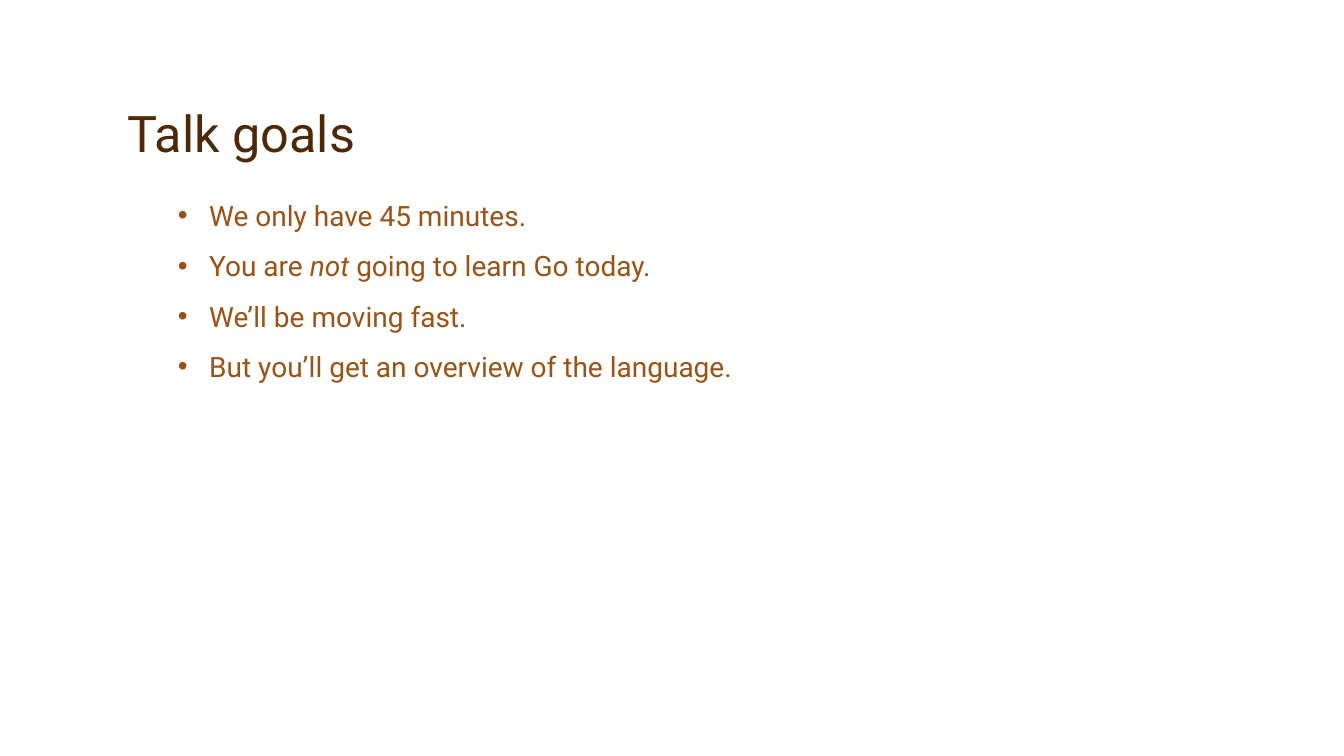
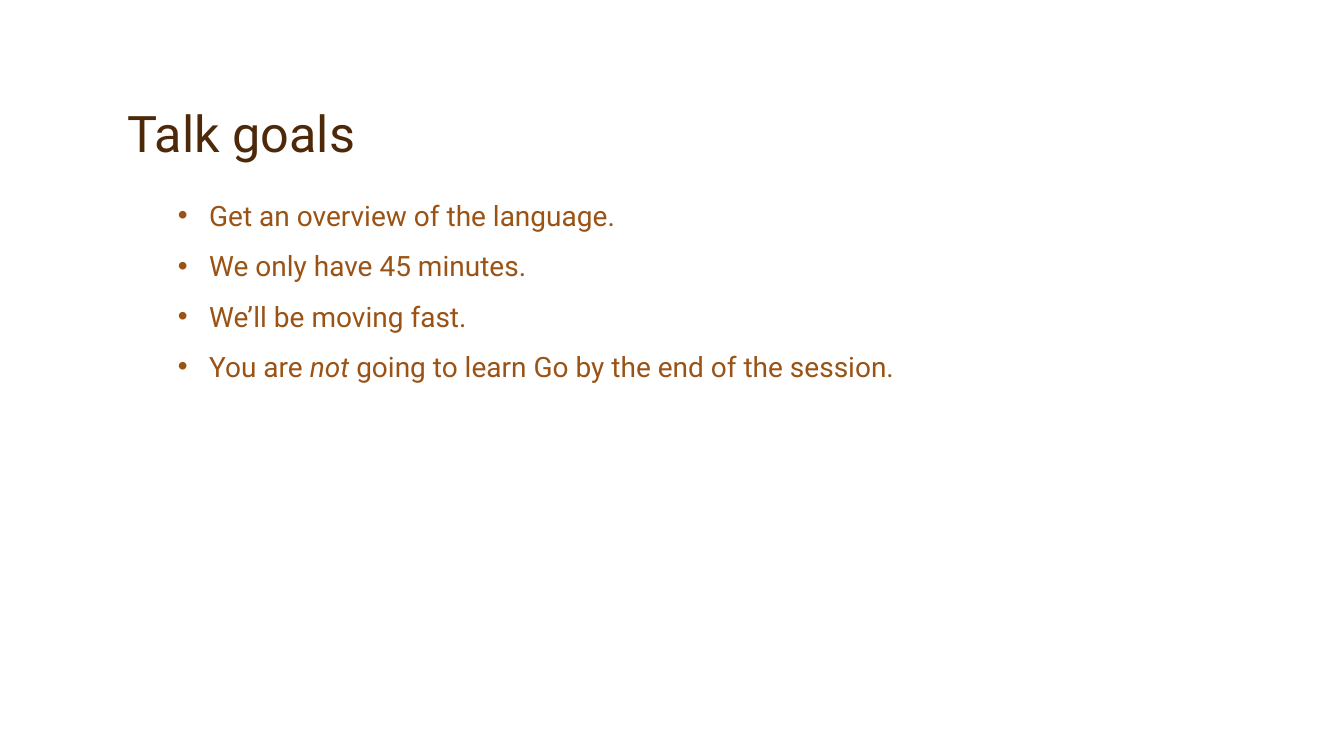
Before and after one commit to jaymcgavren/presentations, a slide deck: slide 4 of go/phillyete/2019/golang_phillyete_2019.pptx. Drawn at 1344x756 pixels with LibreOffice and Linux fonts; fonts in the diff are those of the drawing; background and template pictures are left out. Boxes give left, top, right and bottom in pixels: in the first picture for what was removed or moved away, otherwise in the second. Text is boxed around its words. In the diff, an @@ line names an element or a change of style, - is before the commit and + after.

```diff
--- a/go/phillyete/2019/golang_phillyete_2019.pptx
+++ b/go/phillyete/2019/golang_phillyete_2019.pptx
@@ text at box(209, 204, 615, 232): paragraph added @@
+  • Get an overview of the language.
@@ text at box(209, 255, 651, 282): paragraph removed @@
-  • You are not going to learn Go today.
@@ text at box(209, 255, 526, 282): more space between paragraphs @@
@@ text at box(209, 355, 894, 383): text changed @@
-  • But you’ll get an overview of the language.
+  • You are not going to learn Go by the end of the session.
```
Also in this commit, not shown: 35 other slides changed, 38 slides added, 32 slides removed.
